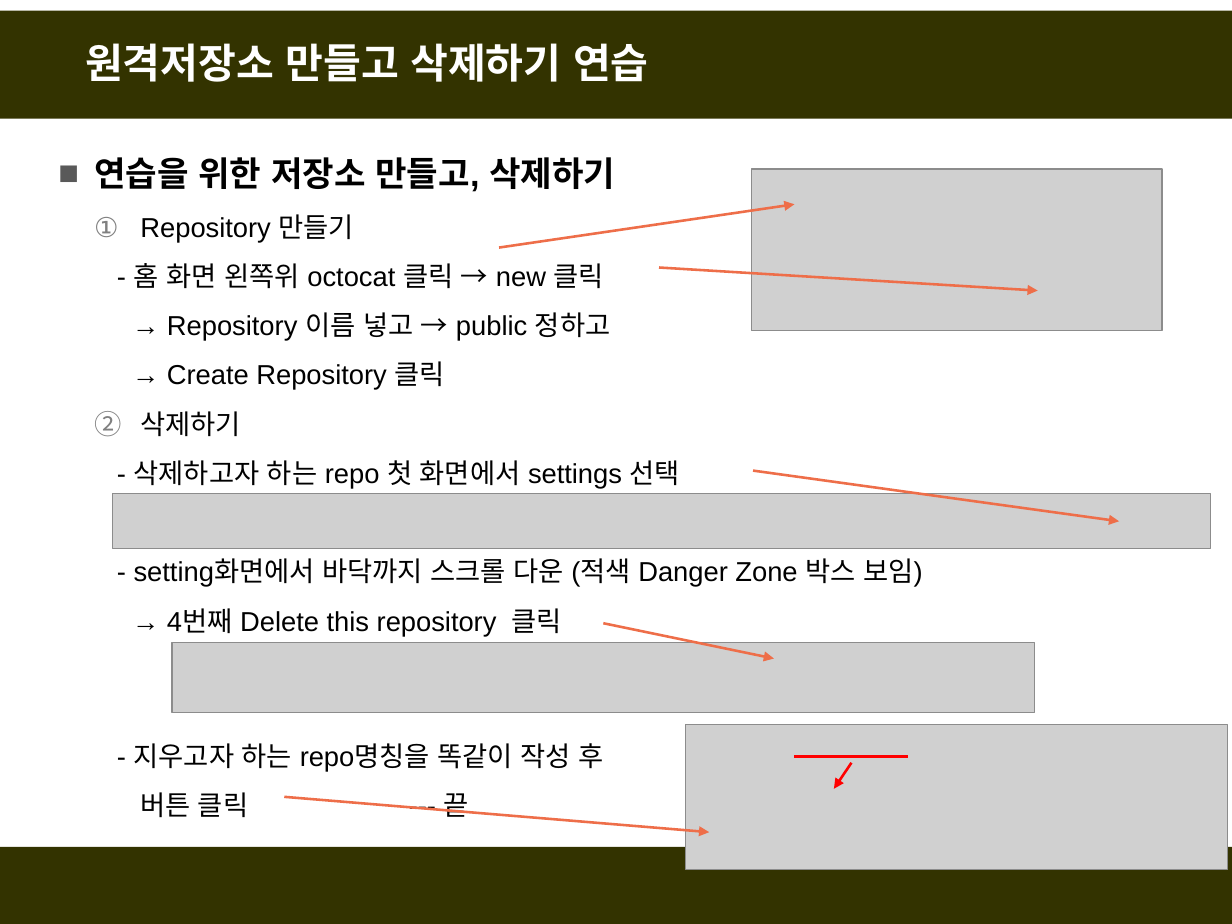
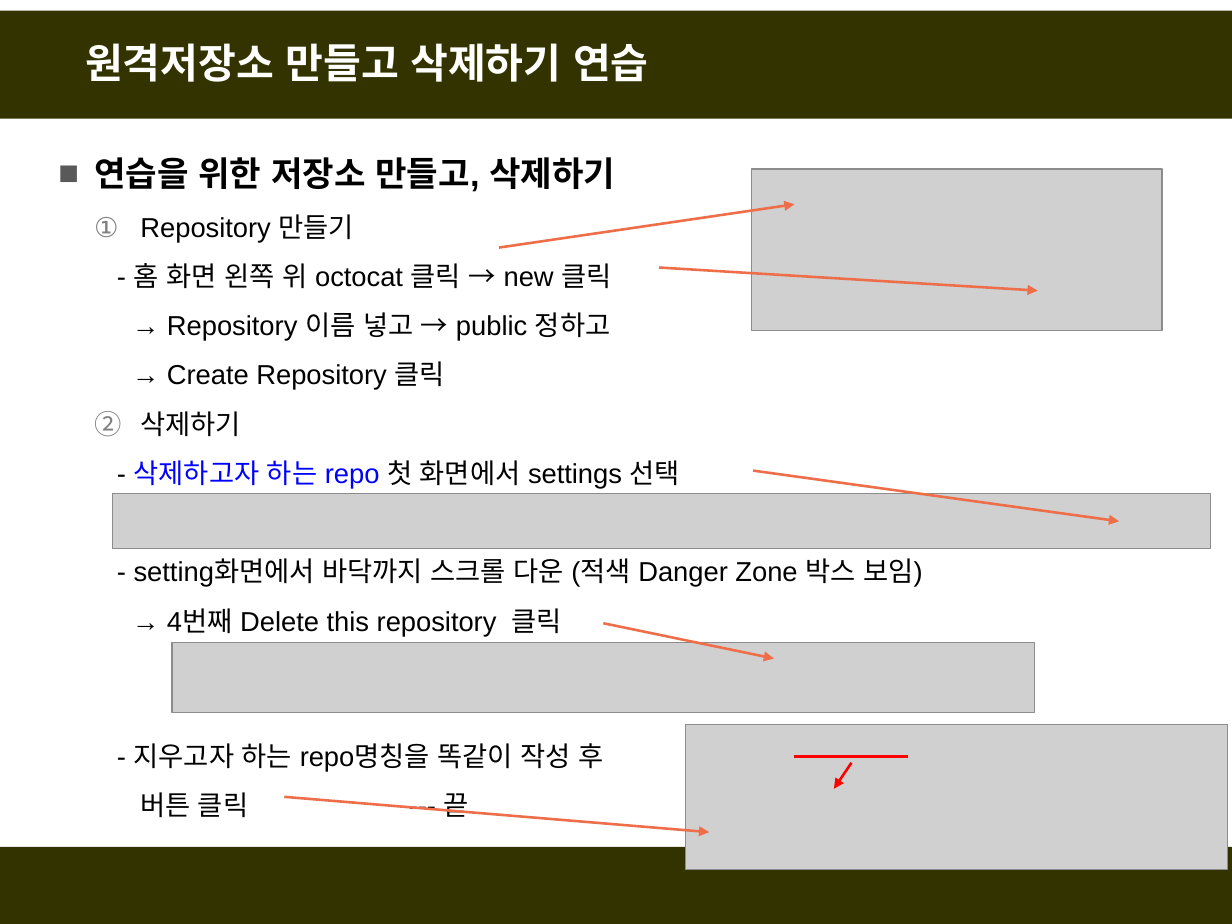
Before and after one commit to fasthill/github-lecture, a slide deck: slide 41 of git및github첫걸음2-원격저장소만들기.pptx. Drawn at 1232x924 pixels with LibreOffice and Linux fonts; fonts in the diff are those of the drawing; grey boxes stand for pictures. Boxes give left, top, right and bottom in pixels: in the first picture for what was removed or moved away, otherwise in the second. Text is boxed around its words. In the diff, an @@ line names an element or a change of style, - is before the commit and + after.

```diff
--- a/git및github첫걸음2-원격저장소만들기.pptx
+++ b/git및github첫걸음2-원격저장소만들기.pptx
@@ text at box(134, 263, 611, 288): spaces changed @@
-  - 홈 화면 왼쪽위 octocat 클릭 → new 클릭
+  - 홈 화면 왼쪽 위 octocat 클릭 → new 클릭
@@ text at box(134, 460, 680, 489): text colour #000000 to #0000FF in "삭제하고자 하는 repo" @@
```
Also in this commit, not shown: 7 other slides changed, 1 slide removed.
